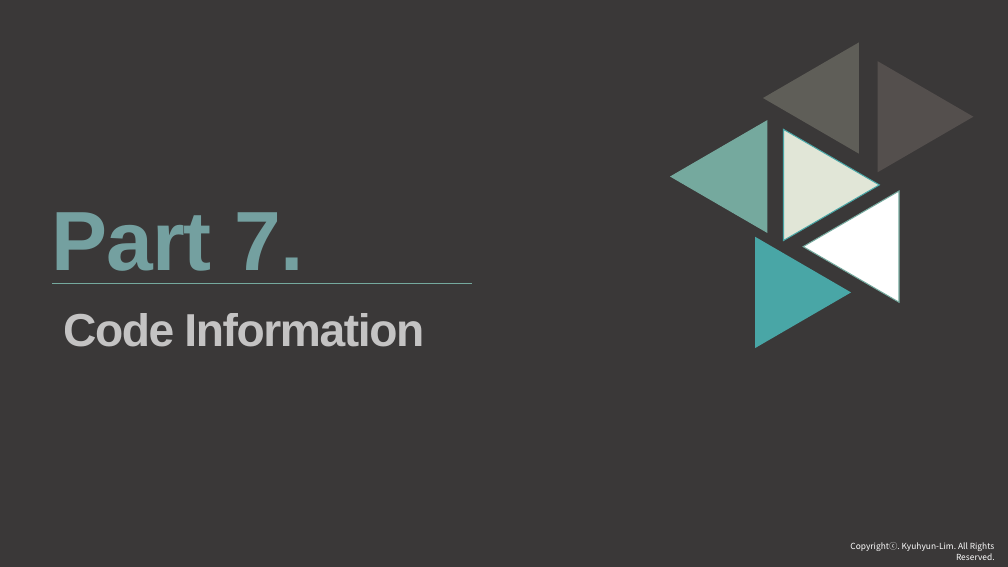
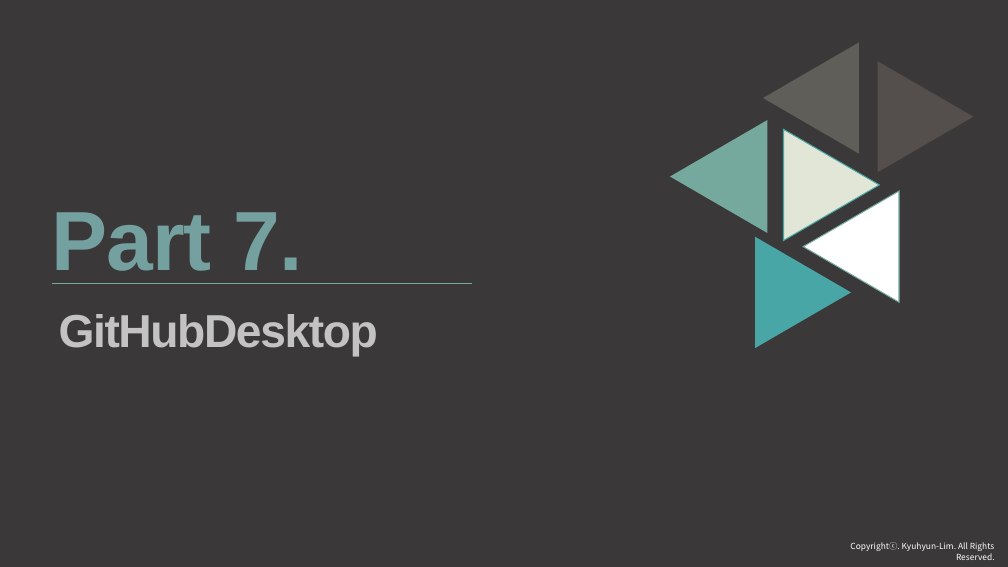
Before and after one commit to thlim008/Web_Project, a slide deck: slide 14 of selfportfolio-2018.pptx (slide 25 before the commit). Drawn at 1008x567 pixels with LibreOffice and Linux fonts; fonts in the diff are those of the drawing. Boxes give left, top, right and bottom in pixels: in the first picture for what was removed or moved away, otherwise in the second. Text is boxed around its words. In the diff, an @@ line names an element or a change of style, - is before the commit and + after.

```diff
--- a/selfportfolio-2018.pptx
+++ b/selfportfolio-2018.pptx
@@ text added at (59,314,378,357), 44 pt, text #FFFFFF at 70% opacity, bold @@
+GitHubDesktop
@@ text removed at (63,313,424,347) @@
-Code Information
```
Also in this commit, not shown: 7 other slides changed, 14 slides removed.
